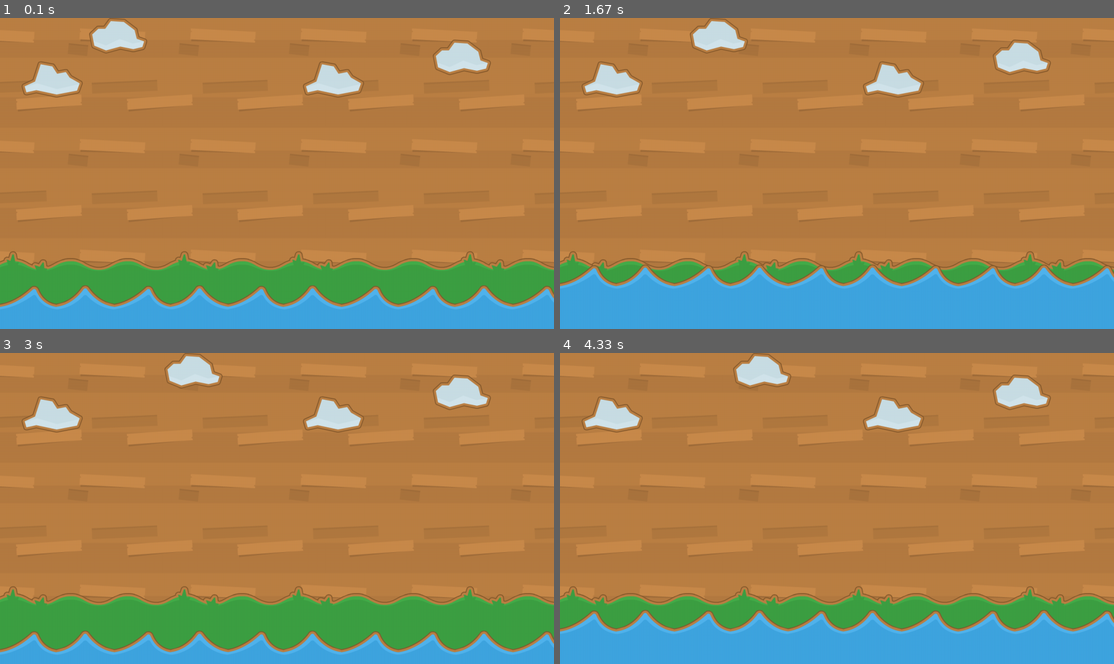
Above: before the commit, frames 1-4 (two rows, left to right).
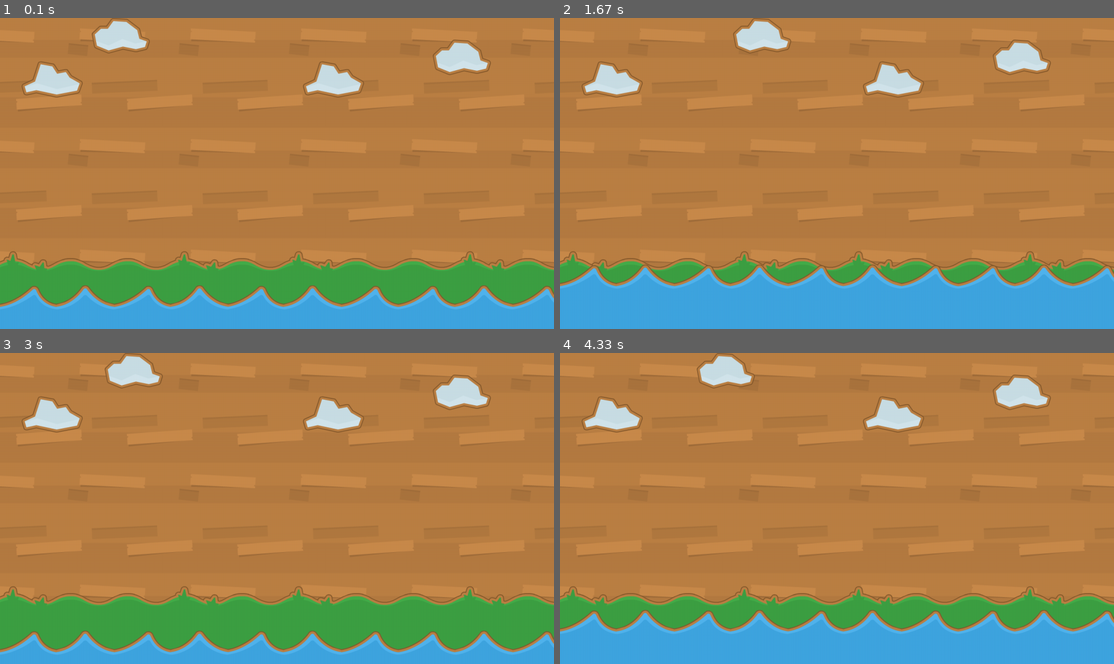
Above: after the commit, the same moments.

Repository: Aakash6177/Pygame_Project
Game: pygame game, started from abc.py
Same seed, same stepped clock (60 frames per second), same inputs: the game is played once before the commit and once after it.
Inputs:
- Up to frame 1 (0.1 s): no input
- Up to frame 2 (1.67 s): no input
- Up to frame 3 (3 s): no input
- Up to frame 4 (4.33 s): no input

The runs differ from the first frame. In frame 1, 0.2% of the frame differs, in the area x 16-27%, y 0-12%; in frame 2, 1.3%; in frame 3, 1.4%, in the area x 18-41%, y 0-12%; in frame 4, 1.2%.

Commit message:
cloud is finally moving good

Diff:
--- a/abc.py
+++ b/abc.py
@@ -12,7 +12,7 @@
 water_position_y = 640
 water_speed = 2
 cloud_1_position_x = 200
-cloud_1_speed = 0.5
+cloud_1_speed = 1
 screen = pygame.display.set_mode((1280,720))
 clock = pygame.time.Clock()
 while True:
@@ -22,12 +22,13 @@
             sys.exit()
 
     water_position_y = water_position_y - water_speed
-    # cloud_1_position_x = cloud_1_position_x + cloud_1_speed
+    cloud_1_position_x = cloud_1_position_x + cloud_1_speed
     if (water_position_y < 530 or water_position_y > 650):
         water_speed = water_speed * -1
 
-    if (cloud_1_position_x < 400):
-        cloud_1_position_x = cloud_1_position_x + cloud_1_speed
+    if (cloud_1_position_x < 200 or cloud_1_position_x > 400):
+        cloud_1_speed = cloud_1_speed * -1
+
 
 
     screen.blit(wood_bg,(0,0))
